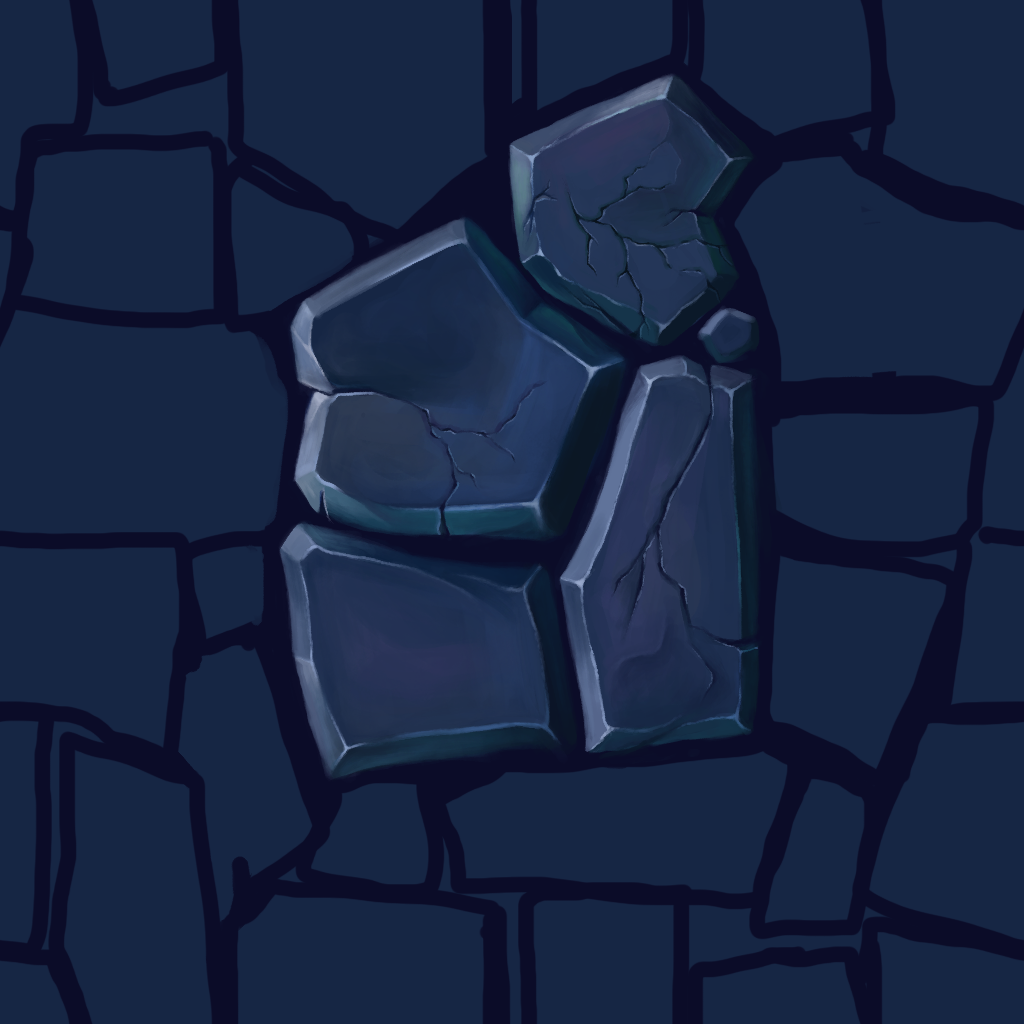
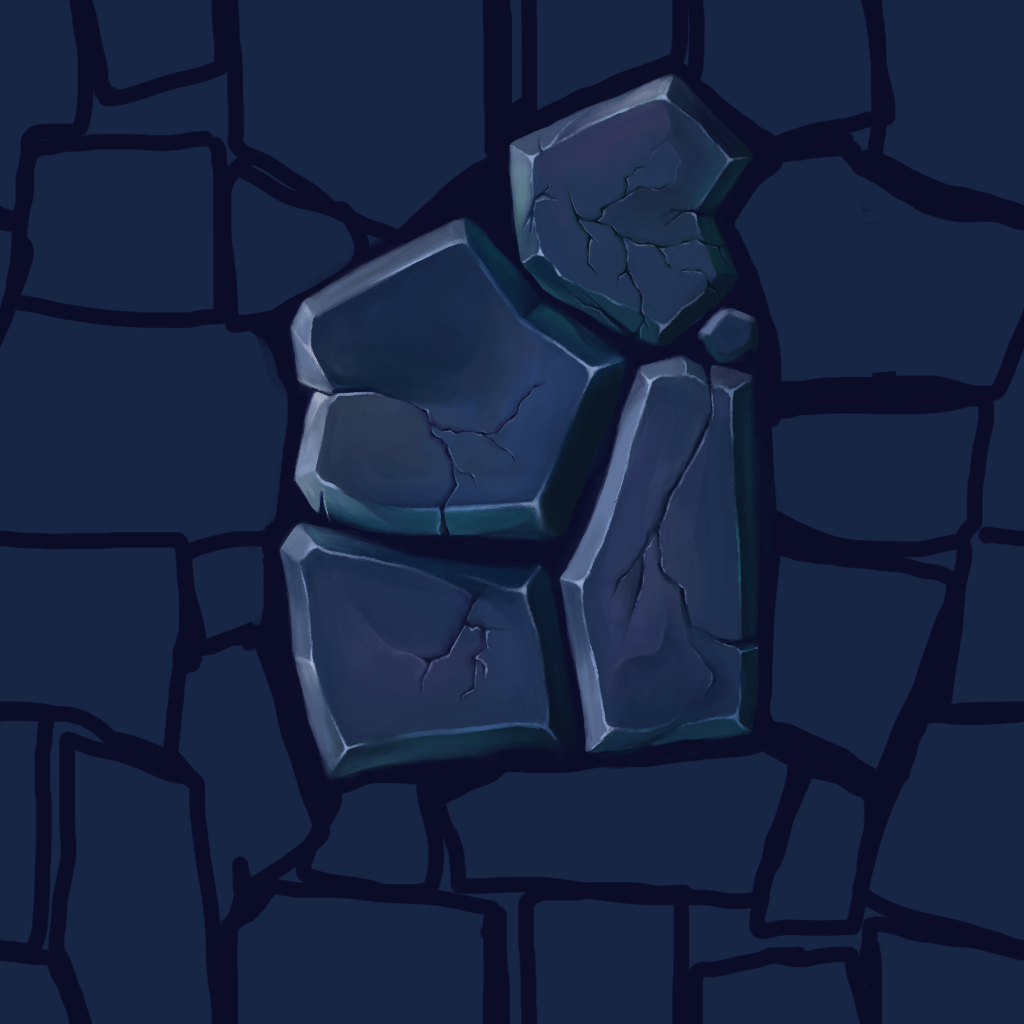
Revision of a layered 1024×1024 image; what changed, layer by layer:
painted on "bricks" over left=301, top=94, right=730, bottom=709
